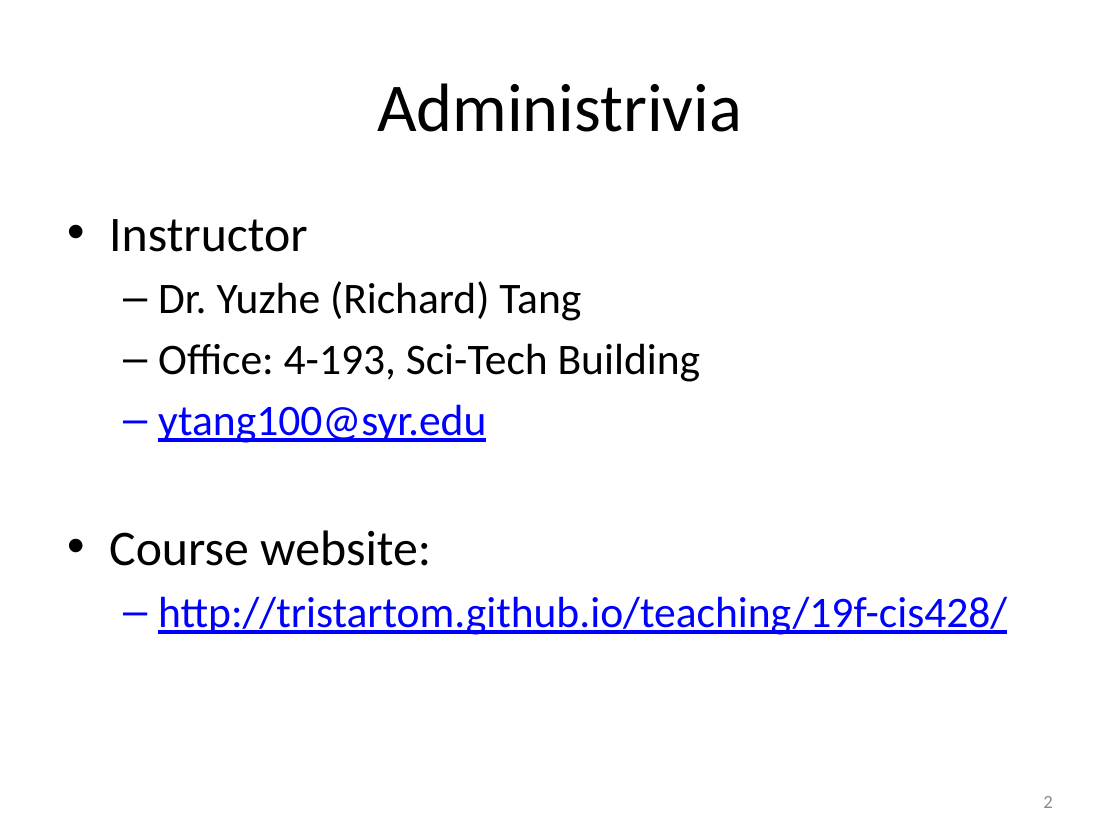
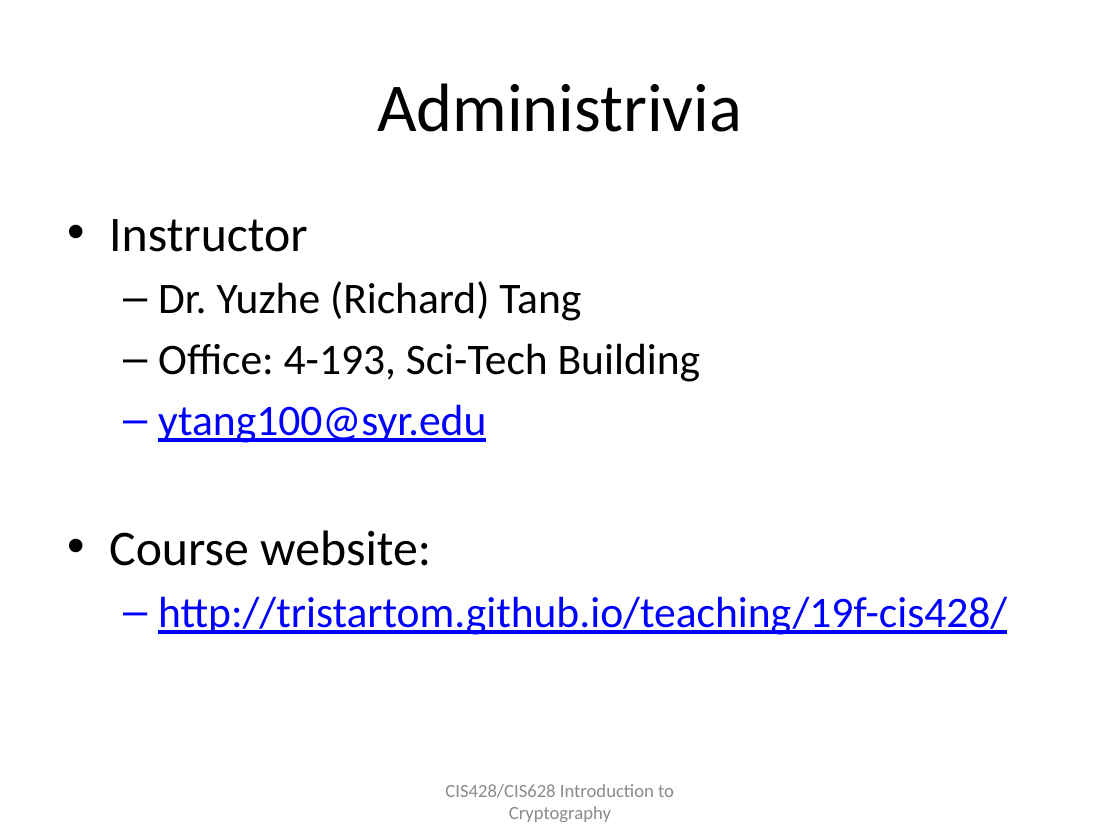
Before and after one commit to tristartom/tristartom.github.io, a slide deck: slide 2 of teaching/19f-cis428/Class-00.pptx. Drawn at 1120x840 pixels with LibreOffice and Linux fonts; fonts in the diff are those of the drawing. Boxes give left, top, right and bottom in pixels: in the first picture for what was removed or moved away, otherwise in the second. Text is boxed around its words. In the diff, an @@ line names an element or a change of style, - is before the commit and + after.

```diff
--- a/teaching/19f-cis428/Class-00.pptx
+++ b/teaching/19f-cis428/Class-00.pptx
@@ text added at <box>445,784,674,822</box>, 12 pt, text #8C8C8C @@
+CIS428/CIS628 Introduction to Cryptography
@@ page number removed at <box>1043,796,1052,808</box> @@
-2
```
Also in this commit, not shown: 7 other slides changed, 2 slides removed, 3 other files.
